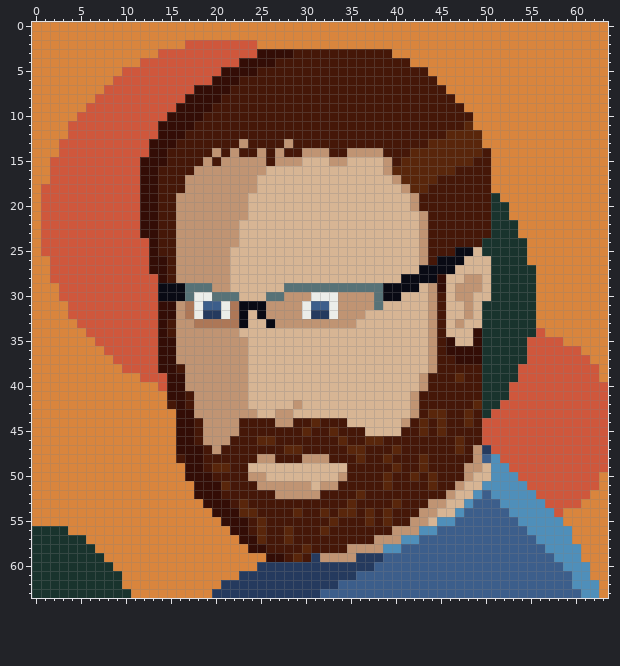
Pixel-art sprite: assets/sprites/player/dave_portrait.png. Above: the version before the commit.
The file is 256x256 pixels, drawn in blocks of 4x4; one block is one cell here. Colours within 5 levels of each other are drawn and written as one.
The result:
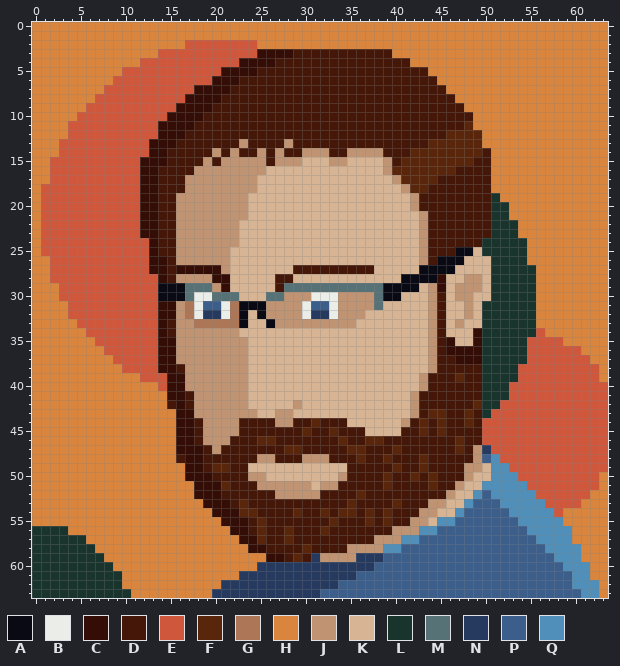
Palette (. is transparent): A #090a14  B #ebede9  C #330d06  D #451708  E #cf573c  F #59260b  G #ad7757  H #d9853d  J #c09473  K #d7b594  L #19332d  M #577277  N #253a5e  P #3c5e8b  Q #4f8fba
Message: Dave got some eyebrows!
Changes in this commit:
y 27: x 16..20 JJJJJ -> CCCCC; x 29..37 KKKKKKKKK -> DDDDDDDDD
y 28: x 20..21 JJ -> CC; x 27..28 KK -> DD
y 29: x 21 J -> C; x 27 K -> D
Boxes around the changes in both pictures, in picture pixels (x1, y1, x2, y2):
changed: (176, 265, 230, 292)
changed: (275, 265, 374, 292)
